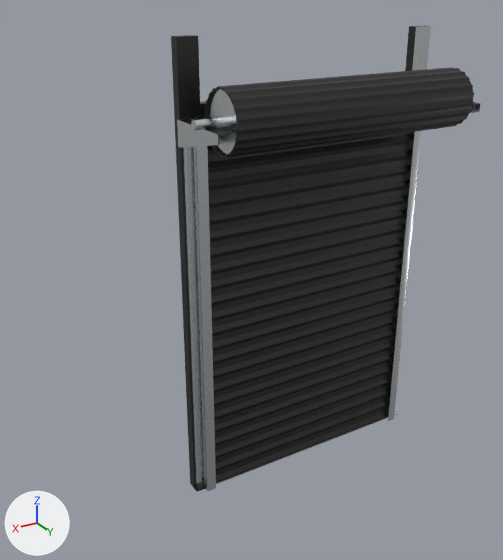
Two versions of the glTF model public/models/doors/Heavy Duty Roll Up Door 72in x 76in - 80in x 78in.glb, one commit apart.
Rendered twice from a 50 mm camera at (2.72, 2.81, 2.53) aimed at (1.12, 0.14, 1.2). Lighting does not change. The marker at lower left points along +X, +Y and +Z. Where no turn or scale is listed for an object, it has been applied to the vertices. Vertices at the same position are counted once.

In view in the first picture: 'Heavy Duty Roll Up Door 72in x 76in - 80in x 78in'.
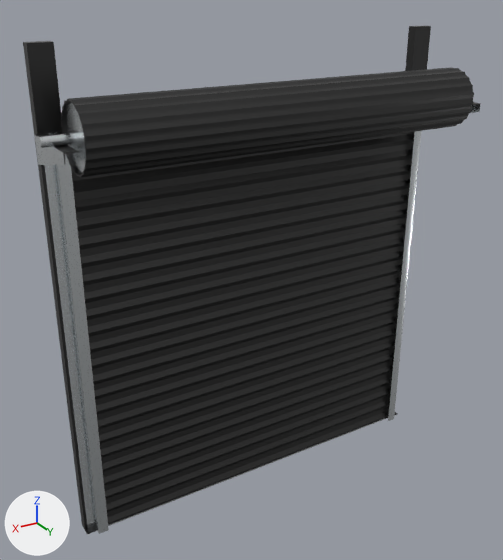
What differs and where, as boxes [x1, y1, x2, y2] in the pictures (503 x 560 px):
'Heavy Duty Roll Up Door 72in x 76in - 80in x 78in', reshaped, moved (48% wider, 9% taller)
    before: [171, 26, 481, 492]
    after: [23, 26, 481, 534]
part 1 of me_heavy_duty_roll_up_door_72in_x_76in___80in_x_78in, added (black)
    after: [39, 26, 474, 526]

The change, as a diff of the scene's bpy script:
```diff
--- a/public/models/doors/Heavy Duty Roll Up Door 72in x 76in - 80in x 78in.glb.py
+++ b/public/models/doors/Heavy Duty Roll Up Door 72in x 76in - 80in x 78in.glb.py
@@ me_heavy_duty_roll_up_door_72in_x_76in___80in_x_78in @@
 # used by ob_heavy_duty_roll_up_door_72in_x_76in___80in_x_78in; location = (4.018, -3.235, 1.577)
-me_heavy_duty_roll_up_door_72in_x_76in___80in_x_78in.from_pydata(...)  # 804 vertices, 1578 faces; spans x -4.08..-2.54, y 3.23..3.68, z -1.58..0.74
+me_heavy_duty_roll_up_door_72in_x_76in___80in_x_78in.from_pydata(...)  # 804 vertices, 1578 faces; spans x -4.69..-2.54, y 3.23..3.68, z -1.58..0.74
+# me_heavy_duty_roll_up_door_72in_x_76in___80in_x_78in part 1: 330 vertices added at x -4.69..-4.53, y 3.23..3.68, z -1.58..0.74
 me_heavy_duty_roll_up_door_72in_x_76in___80in_x_78in.materials.append(mat_metal_01)
@@ ob_heavy_duty_roll_up_door_72in_x_76in___80in_x_78in @@
 ob_heavy_duty_roll_up_door_72in_x_76in___80in_x_78in = bpy.data.objects.new('Heavy Duty Roll Up Door 72in x 76in - 80in x 78in', me_heavy_duty_roll_up_door_72in_x_76in___80in_x_78in)
-ob_heavy_duty_roll_up_door_72in_x_76in___80in_x_78in.location = (4.018, -3.235, 1.577)
+ob_heavy_duty_roll_up_door_72in_x_76in___80in_x_78in.location = (4.628, -3.235, 1.577)
```
